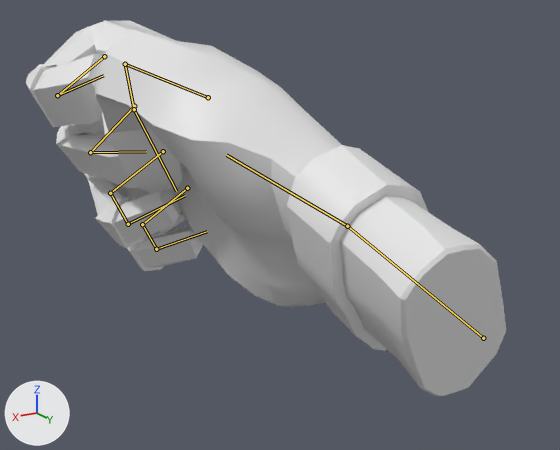
A saved change to the Blender file Content/Assets/Jayanam hands.blend.
Before and after are seen from a 50 mm camera at (-0.003, 0.953, 0.273) aimed at (-0.385, 0.311, 0.047). Lighting does not change. The marker at lower left points along +X, +Y and +Z. Both versions are drawn at frame 40 of the action 'Charge'; the numbers are the values there. The bones that bend it are drawn over the model as lines.

In view in the first picture: 'Hand_Mesh'.
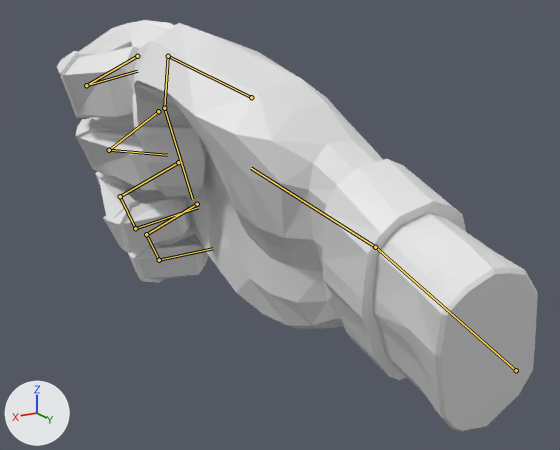
The edits, one by one:
Bone 'wrist.R' (bone_wrist_r) moves from (0.001, -0.093, 0.034) to (0.001, -0.127, 0.046).
Bone 'wrist.R' (bone_wrist_r) turns from (-27, 56, -25) to (-36, 64, -33) degrees about its own x, y and z.

Boxes (x1, y1, x2, y2) around the edits, measured in the pictures (560 x 450 px):
'Hand_Mesh', posed (10% taller)
    before: (26, 21, 506, 396)
    after: (57, 20, 538, 431)
bone 'wrist.R', root to tip
    before: (483, 338) to (347, 226)
    after: (516, 370) to (375, 247)
